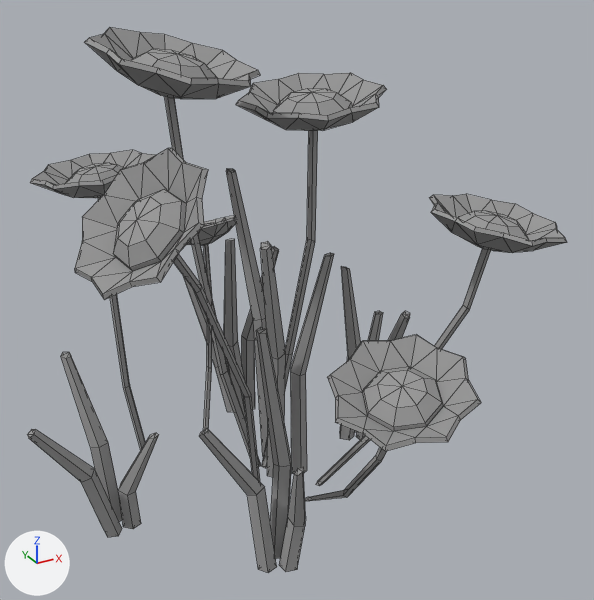
Renders of the COLLADA model CommunityGarden/CommunityGarden/art.scnassets/DesertMarigold.dae from each side of a commit.
The view is the same before and after, from a 50 mm lens placed at (-0.0447, -0.0901, 0.0717), pointed at (0.002, -0.0051, 0.0292). Lighting does not change. The marker at lower left points along +X, +Y and +Z. Mesh edges are drawn as thin lines. Where no turn or scale is listed for an object, it has been applied to the vertices.

In view in the first picture: 'DesertMarigold_mesh'.
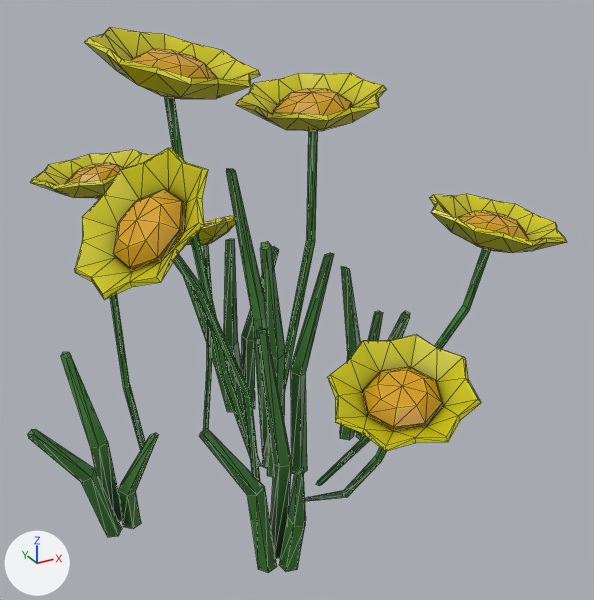
The change in detail:
Picture 'DesertMarigoldTexture.png' (img_desertmarigoldtexture_png) is new.
In material 'm0DefaultMaterial' (mat_m0defaultmaterial), base_color is no longer (0.319, 0.319, 0.319), grey #999999.
In material 'm0DefaultMaterial' (mat_m0defaultmaterial), texture is now set to img_desertmarigoldtexture_png.
In material 'm0DefaultMaterial' (mat_m0defaultmaterial), roughness goes from 0.9 to 0.37.

Boxes (x1, y1, x2, y2) around the edits, measured in the pictures (594 x 600 px):
'DesertMarigold_mesh', surface changed
    both: (27, 27, 567, 573)
